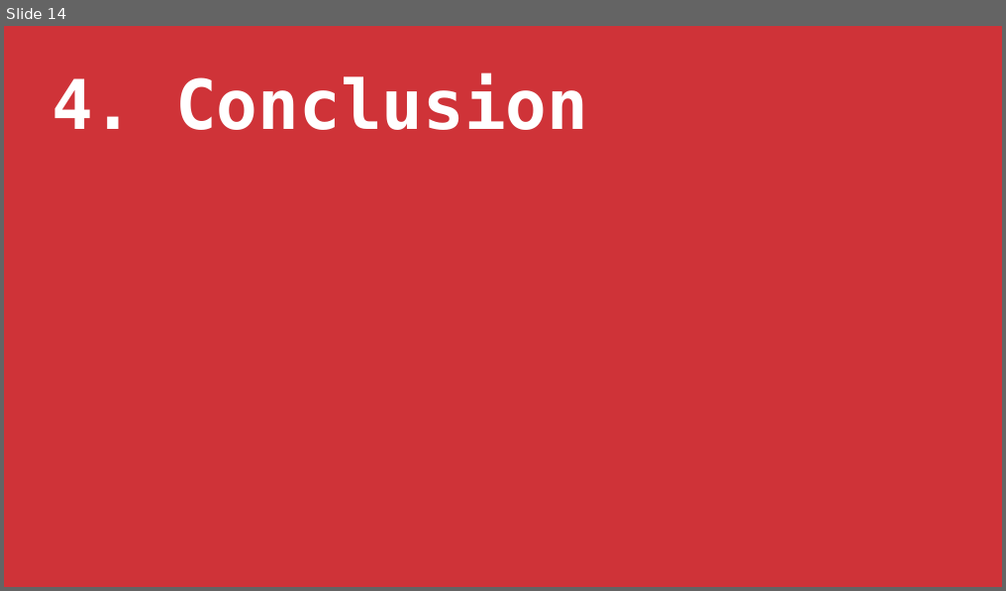
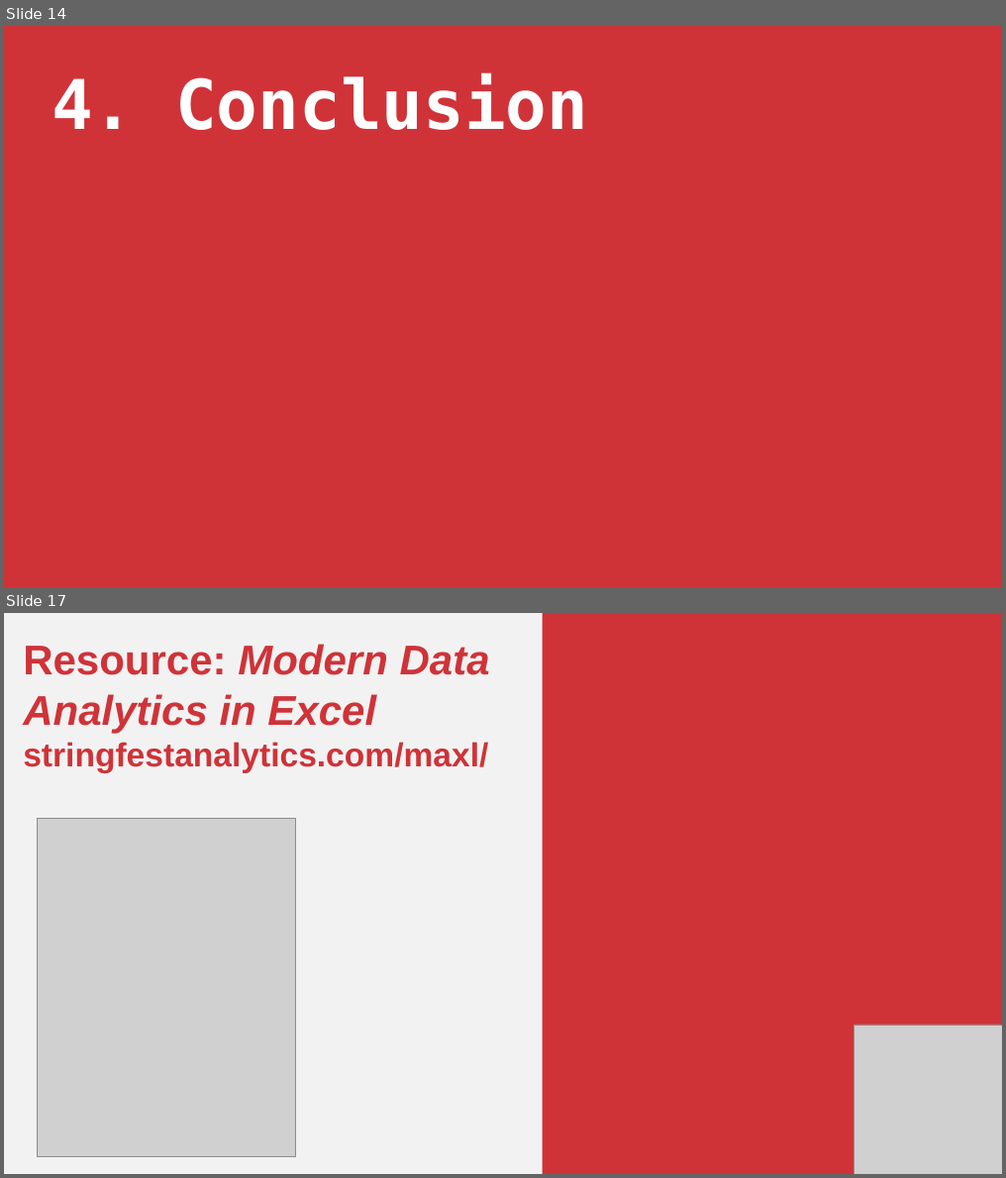
Before and after one commit to stringfestdata/python-in-excel-crash-course, a slide deck: python-in-excel-crash-course.pptx. Shown one above the other, each under a label of ours: slide 14 before the commit, slides 14 and 17 after it; the slides between them are not shown. The pictures are 1006x591 and 1006x1178 pixels, drawn with LibreOffice and Linux fonts; fonts in the diff are those of the drawing; grey boxes stand for pictures. Boxes give left, top, right and bottom in pixels: in the first picture for what was removed or moved away, otherwise in the second. Text is boxed around its words. In the diff, an @@ line names an element or a change of style, - is before the commit and + after.

```diff
--- a/python-in-excel-crash-course.pptx
+++ b/python-in-excel-crash-course.pptx
@@ slide 17 added at [4,613,1002,1174], background #F2F2F2 @@
@@ rectangle added at [542,613,1002,1174], fill #CF3338 @@
@@ text added at [23,644,490,772], 60 pt, text #CF3338, bold @@
+Resource: Modern Data Analytics in Excel
+stringfestanalytics.com/maxl/
@@ picture added at [38,818,295,1157] @@
@@ picture added at [854,1025,1002,1174] @@
```
Also in this commit, not shown: 2 slides changed, 3 other slides added, 3 slides removed.
